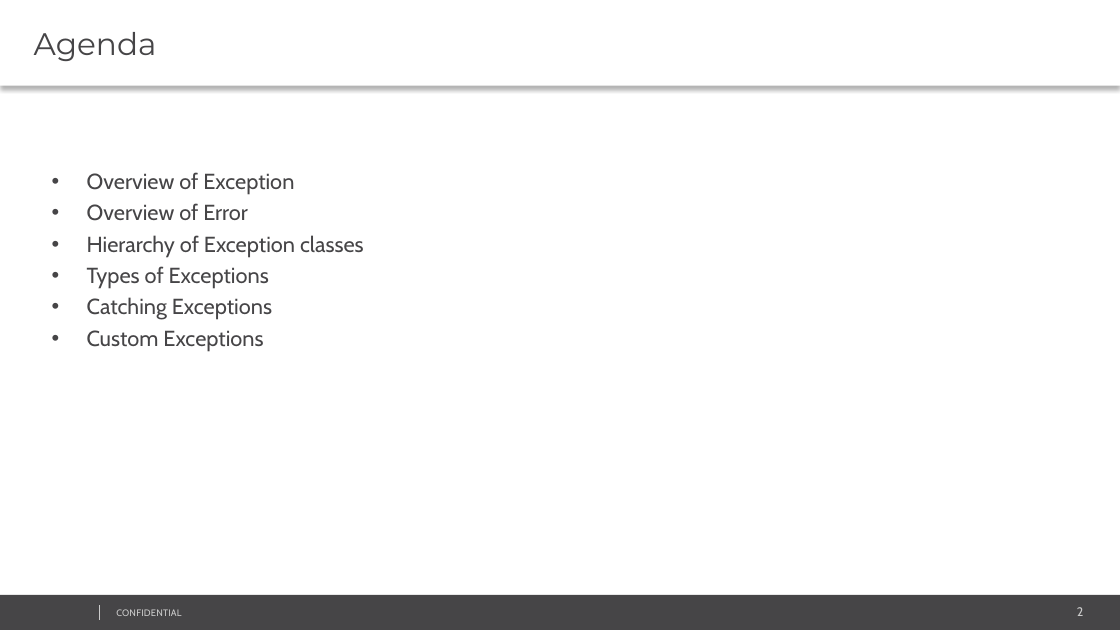
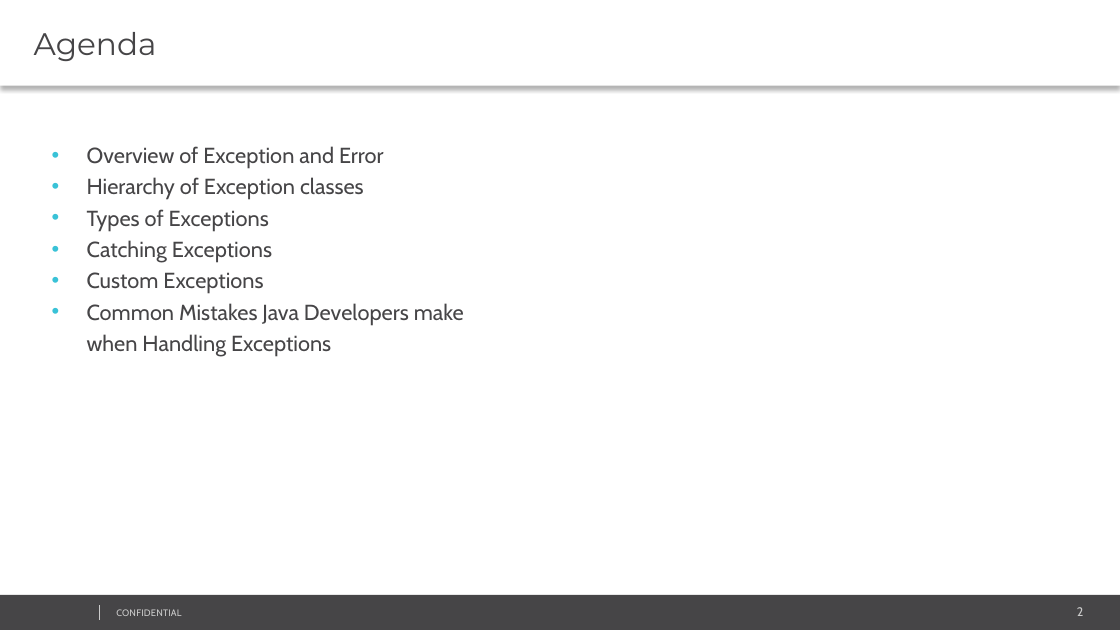
Before and after one commit to svasanth/exceptions, a slide deck: slide 2 of Java Exception Handling.pptx. Drawn at 1120x630 pixels with LibreOffice and Linux fonts; fonts in the diff are those of the drawing; background and template pictures are left out. Boxes give left, top, right and bottom in pixels: in the first picture for what was removed or moved away, otherwise in the second. Text is boxed around its words. In the diff, an @@ line names an element or a change of style, - is before the commit and + after.

```diff
--- a/Java Exception Handling.pptx
+++ b/Java Exception Handling.pptx
@@ text at <box>87,146,384,168</box>: text changed @@
-• Overview of Exception
-• Overview of Error
+• Overview of Exception and Error
@@ text at <box>87,303,464,356</box>: paragraph added @@
+• Common Mistakes Java Developers make when Handling Exceptions
```
Also in this commit, not shown: 7 other slides changed, 12 slides added, 14 other files.
